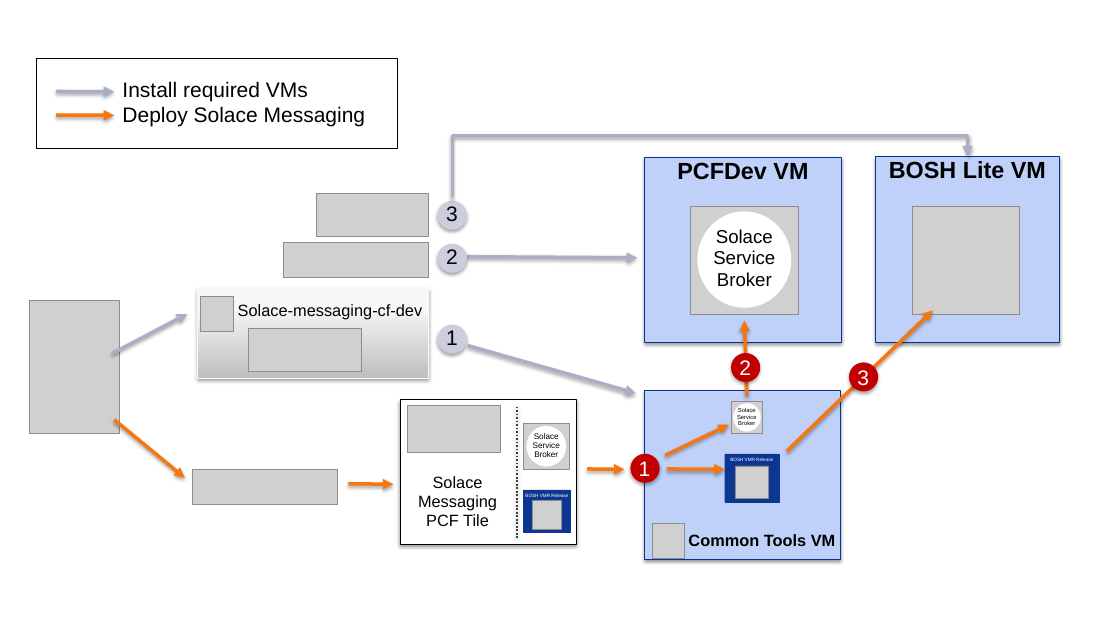
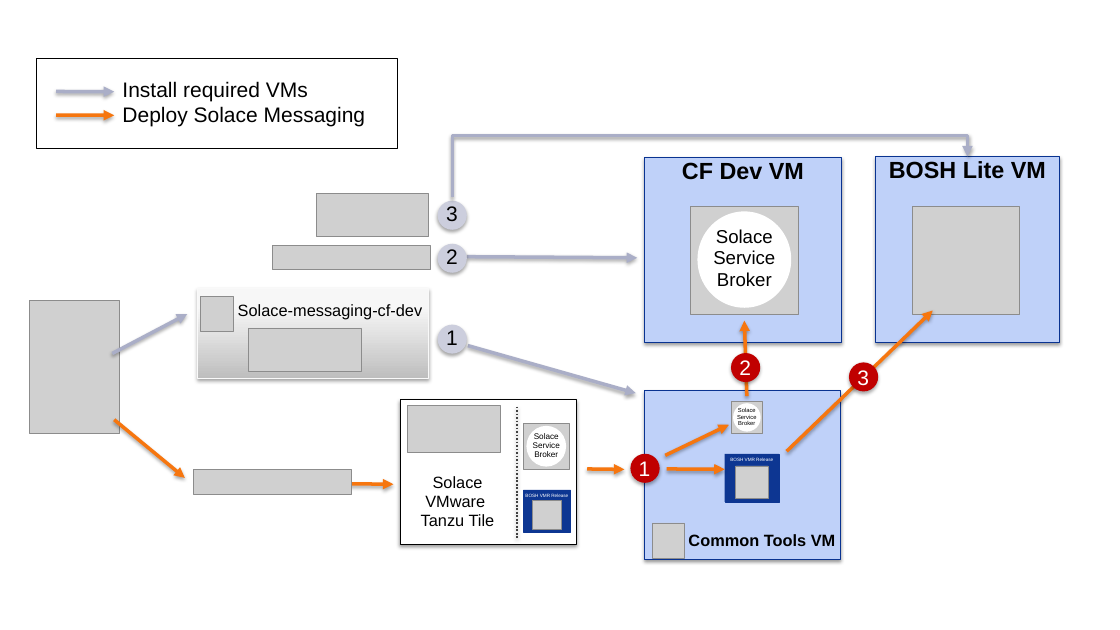
Before and after one commit to SolaceLabs/pubsubplus-cf-dev, a slide deck: slide 2 of resources/diagrams.pptx. Drawn at 1120x630 pixels with LibreOffice and Linux fonts; fonts in the diff are those of the drawing; grey boxes stand for pictures; background and template pictures are left out. Boxes give left, top, right and bottom in pixels: in the first picture for what was removed or moved away, otherwise in the second. Text is boxed around its words. In the diff, an @@ line names an element or a change of style, - is before the commit and + after.

```diff
--- a/resources/diagrams.pptx
+++ b/resources/diagrams.pptx
@@ text in rectangle at [682,162,804,180]: text changed @@
-PCFDev VM
+CF Dev VM
@@ picture: place and size @@
-picture at [284,243,429,278]
+picture at [272,245,430,270]
@@ picture: place and size @@
-picture at [192,470,337,505]
+picture at [194,470,352,494]
@@ text at [421,495,495,526]: text changed @@
-Messaging
-PCF Tile
+VMware
+Tanzu Tile
```
Also in this commit, not shown: 4 other slides changed, 5 other files.
